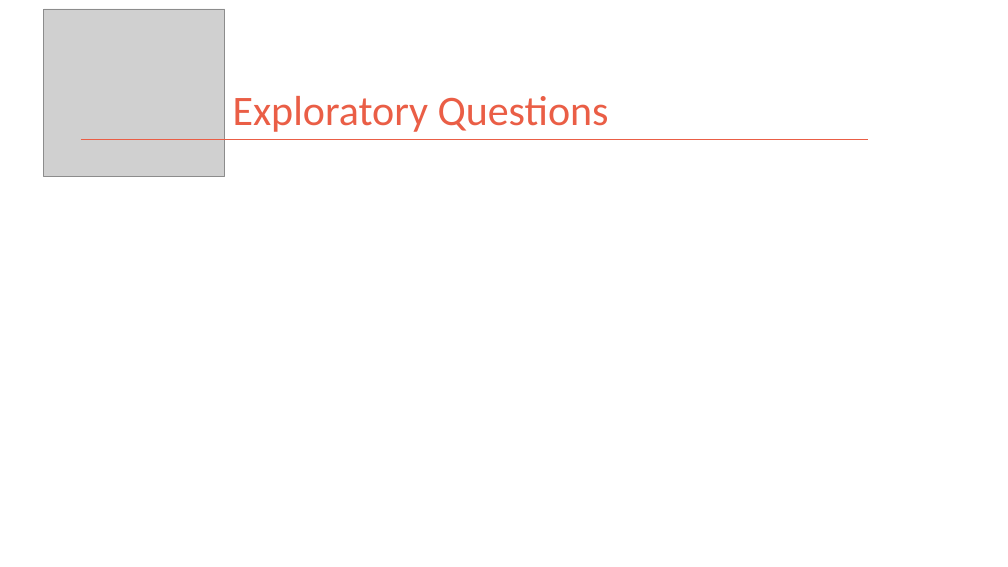
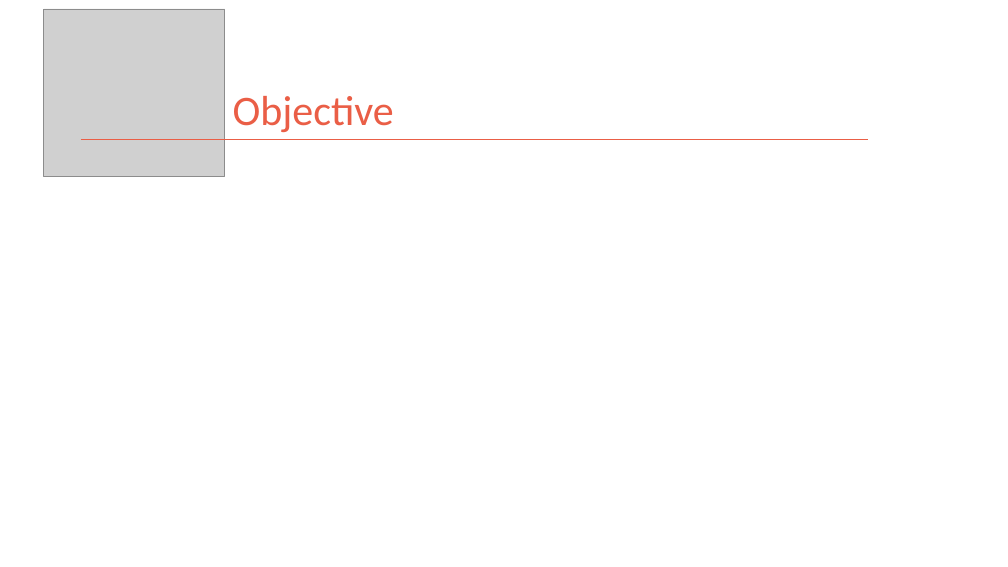
Before and after one commit to kman4/AirbnbPredictions, a slide deck: slide 3 of Airbnb Price Predictions (Model).pptx. Drawn at 1008x567 pixels with LibreOffice and Linux fonts; fonts in the diff are those of the drawing; grey boxes stand for pictures. Boxes give left, top, right and bottom in pixels: in the first picture for what was removed or moved away, otherwise in the second. Text is boxed around its words. In the diff, an @@ line names an element or a change of style, - is before the commit and + after.

```diff
--- a/Airbnb Price Predictions (Model).pptx
+++ b/Airbnb Price Predictions (Model).pptx
@@ title at <box>233,96,394,132</box>: text changed @@
-Exploratory Questions
+Objective
```
Also in this commit, not shown: 1 other slide changed.
